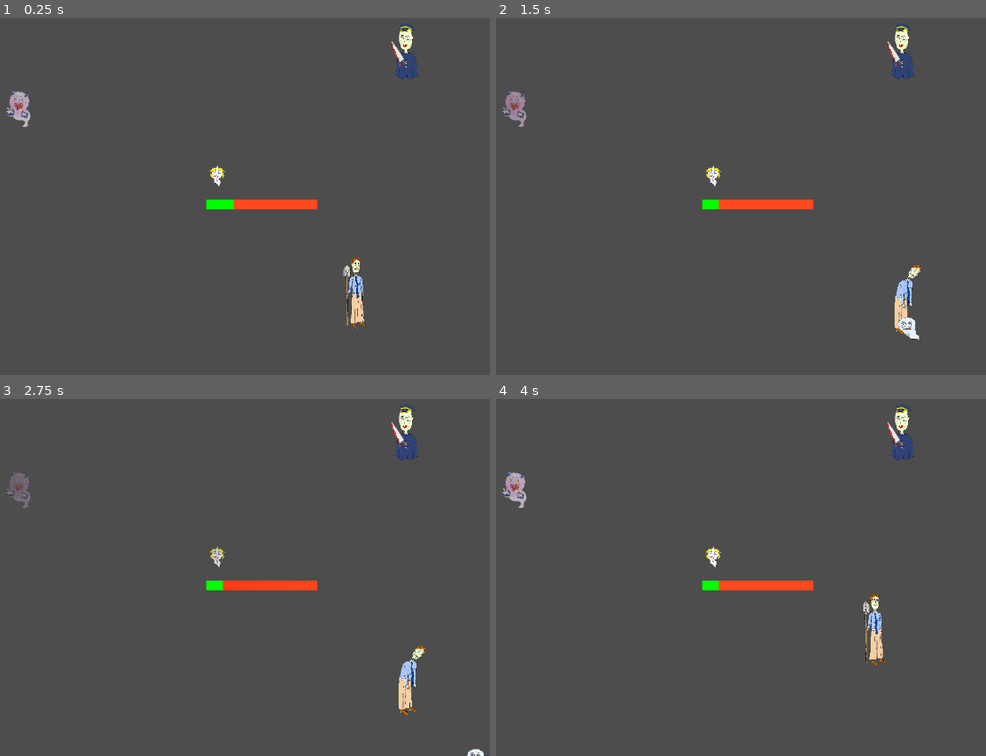
Above: before the commit, frames 1-4 (two rows, left to right).
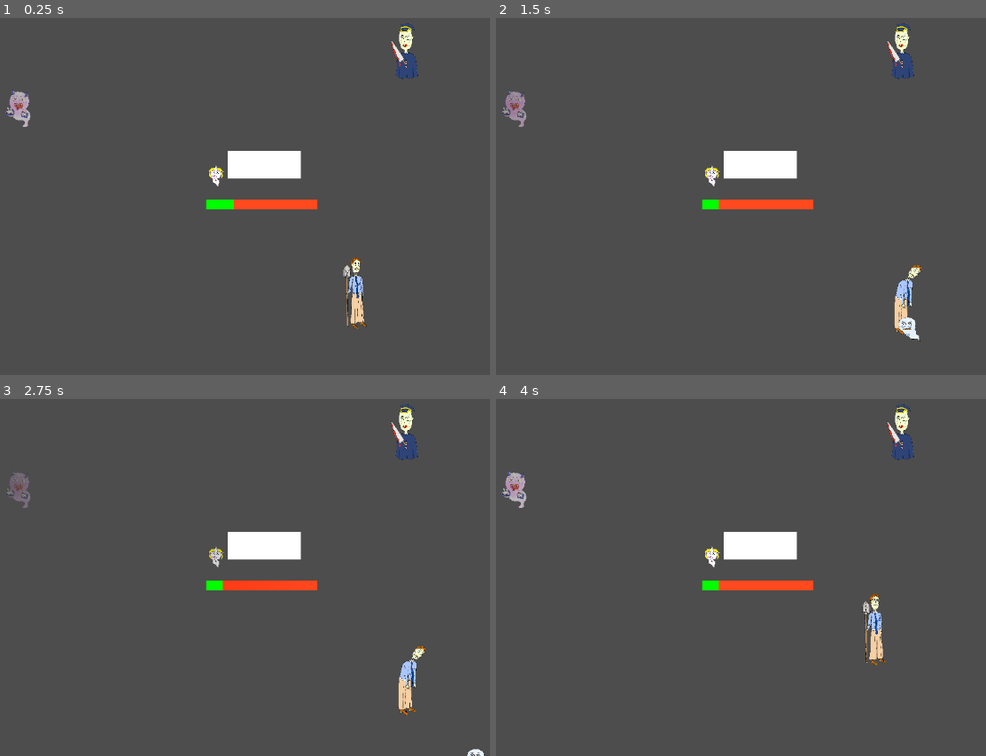
Above: after the commit, the same moments.

Repository: c-tim/spiritCorps
Game: Godot game, scene res://Scenes/Tests_celia.tscn
The game is run twice, just before and just after one commit, with the same random seed, the same clock (stepped at 60 frames per second) and the same inputs. This scene is started directly instead of the project's main scene. The engine's default icon, where the game draws it, is replaced by a stand-in: a white triangle on a blue panel in a dark square.
Inputs:
- Up to frame 1 (0.25 s): no input
- Up to frame 2 (1.5 s): hold Right (Droite) 0.53-1.28 s; tap E (Attaque) at 0.6 s; hold S (Bas) from 1.28 s (still down); tap Space (Switch) at 1.35 s
- Up to frame 3 (2.75 s): release S (Bas) at 2.03 s; hold Right (Droite) from 2.03 s (still down); tap E (Attaque) at 2.1 s
- Up to frame 4 (4 s): tap Enter at 2.75 s; release Right (Droite) at 2.78 s; hold Up (Haut) 2.78-3.53 s; tap Space (Switch) at 2.85 s; hold Left (Gauche) from 3.53 s (still down); tap E (Attaque) at 3.6 s

The runs differ from the first frame. In frame 1, 1.3% of the frame differs, in the area x 42-62%, y 37-48%; in frame 2, 1.3%; in frame 3, 1.3%; in frame 4, 1.3%.

Commit message:
brume pas finie

Diff:
--- a/spiritcorps/Scenes/Petit_fantome.tscn
+++ b/spiritcorps/Scenes/Petit_fantome.tscn
@@ -8,6 +8,7 @@
 [ext_resource type="Texture2D" uid="uid://bno6tj3wlrmlv" path="res://Assets/fantôme capitaine.png" id="4_quwn4"]
 [ext_resource type="Texture2D" uid="uid://b6yiadytp0bsl" path="res://Assets/fantôme3_couteau.png" id="5_5myjd"]
 [ext_resource type="Script" uid="uid://dgj5h1klfnoxg" path="res://Scripts/detection_area_fantom.gd" id="8_quwn4"]
+[ext_resource type="Script" uid="uid://fyauw1r6up4w" path="res://Scripts/detection_brume.gd" id="9_5myjd"]
 
 [sub_resource type="CircleShape2D" id="CircleShape2D_8pbnj"]
 radius = 36.0139
@@ -81,12 +82,15 @@
 [sub_resource type="CircleShape2D" id="CircleShape2D_c210w"]
 radius = 68.0
 
+[sub_resource type="CircleShape2D" id="CircleShape2D_ac3or"]
+radius = 59.0
+
 [node name="PetitFantome" type="Node2D"]
 script = ExtResource("1_cjj6o")
 
 [node name="Petit_fantome" type="CharacterBody2D" parent="."]
 collision_layer = 0
-collision_mask = 32
+collision_mask = 48
 script = ExtResource("2_c210w")
 
 [node name="CollisionShape2D" type="CollisionShape2D" parent="Petit_fantome"]
@@ -110,5 +114,12 @@
 shape = SubResource("CircleShape2D_c210w")
 debug_color = Color(0.499489, 0.538509, 0.603078, 0.42)
 
+[node name="Brume" type="Area2D" parent="Petit_fantome"]
+script = ExtResource("9_5myjd")
+
+[node name="CollisionShape2D" type="CollisionShape2D" parent="Petit_fantome/Brume"]
+shape = SubResource("CircleShape2D_ac3or")
+debug_color = Color(0.659744, 0.429387, 0.742753, 0.42)
+
 [connection signal="look_at_player" from="Petit_fantome/detection_area" to="." method="change_sprite"]
 [connection signal="player_detected" from="Petit_fantome/detection_area" to="." method="_on_detection_area_player_detected"]
--- a/spiritcorps/Scenes/Tests_celia.tscn
+++ b/spiritcorps/Scenes/Tests_celia.tscn
@@ -1,10 +1,14 @@
-[gd_scene load_steps=6 format=3 uid="uid://dj80c5vptv3j"]
+[gd_scene load_steps=8 format=3 uid="uid://dj80c5vptv3j"]
 
 [ext_resource type="PackedScene" uid="uid://bs1u3mw0anqfw" path="res://Scenes/Player.tscn" id="1_485ms"]
 [ext_resource type="Script" uid="uid://h7664i7r7fsk" path="res://Scripts/camera_2d.gd" id="2_4sw6q"]
 [ext_resource type="PackedScene" uid="uid://rdywgv5igbpo" path="res://Scenes/ennemi_spirituel.tscn" id="3_a275c"]
 [ext_resource type="PackedScene" uid="uid://c4u3rrr7lleu1" path="res://Scenes/EnnemiCorps.tscn" id="4_3iy6c"]
 [ext_resource type="PackedScene" uid="uid://cmw4l44t6y50l" path="res://Scenes/Petit_fantome.tscn" id="5_aiv6v"]
+[ext_resource type="Texture2D" uid="uid://c0hi1qwwkjq1h" path="res://white_square.png" id="6_wao0r"]
+
+[sub_resource type="RectangleShape2D" id="RectangleShape2D_aiv6v"]
+size = Vector2(244, 93)
 
 [node name="TestsCelia" type="Node2D"]
 
@@ -35,5 +39,19 @@
 numerofantome = "2"
 position_base = Vector2(-50, 0)
 
+[node name="StaticBody2D" type="StaticBody2D" parent="."]
+collision_layer = 16
+collision_mask = 0
+
+[node name="WhiteSquare" type="Sprite2D" parent="StaticBody2D"]
+position = Vector2(103.25, -36.5)
+scale = Vector2(1.97934, 1.43548)
+texture = ExtResource("6_wao0r")
+
+[node name="CollisionShape2D" type="CollisionShape2D" parent="StaticBody2D"]
+position = Vector2(104, -36.5)
+shape = SubResource("RectangleShape2D_aiv6v")
+debug_color = Color(0.810974, 0.00213585, 0.984783, 0.42)
+
 [connection signal="send_petitFantom_to_player" from="PetitFantome" to="Player" method="receive_new_fantom"]
 [connection signal="send_petitFantom_to_player" from="PetitFantome2" to="Player" method="receive_new_fantom"]
--- a/spiritcorps/Scripts/Player_launcher.gd
+++ b/spiritcorps/Scripts/Player_launcher.gd
@@ -59,6 +59,8 @@
 		ame.eloignement(1)
 
 func receive_new_fantom(phantom: Petit_fantome):
+	if phantom._is_waiting():
+		phantom.change_following()
 	if phantom in list_phantom_following:
 		return
 
--- /dev/null
+++ b/spiritcorps/Scripts/detection_brume.gd
@@ -0,0 +1,14 @@
+extends Area2D
+
+signal brume(body)
+
+func _ready() -> void:
+	connect("body_entered",Callable(self,"_on_body_entered"))
+
+
+# Called every frame. 'delta' is the elapsed time since the previous frame.
+func _process(delta: float) -> void:
+	pass
+
+func _on_body_entered(body):
+	brume.emit(body)
--- a/spiritcorps/Scripts/fantom_line.gd
+++ b/spiritcorps/Scripts/fantom_line.gd
@@ -1,6 +1,6 @@
 class_name Phantom_line extends Node2D
 
-const SPACING_PHANTOM_IN_LINE = 50
+const SPACING_PHANTOM_IN_LINE = 75
 
 @export var list_markers : Array[Marker2D]
 var number_phantom_following := 0
@@ -24,7 +24,7 @@
 func check_move_line_phantom(pos_player : Vector2):
 	if !list_markers[0]:
 		return
-	#if abs(pos_player - list_markers[0].position)>SPACING_PHANTOM_IN_LINE:
+
 	if pos_player.distance_to(list_markers[0].position)>SPACING_PHANTOM_IN_LINE:
 		update_line_pos(pos_player)
 
--- a/spiritcorps/Scripts/petit_fantome_main.gd
+++ b/spiritcorps/Scripts/petit_fantome_main.gd
@@ -8,10 +8,12 @@
 const STEP_PHANTOM :int= 5
 const RANGE_SLIDE : int = 10
 var objective_pos : Vector2
-var update_pos = false
+var update_sprite = false
 var dialogu_before_pickup : Array[String]
 var target
 var id_dialogue_pkaying : int
+var waiting = false
+const layer_brume = 5
 
 @export var numerofantome:String
 @export var position_base:Vector2
@@ -28,8 +30,10 @@
 
 # Called every frame. 'delta' is the elapsed time since the previous frame.
 func _process(delta: float) -> void:
-	if update_pos:
+	if update_sprite:
 		anim.flip_h=(target.global_position.x-global_position.x)>=0
+	if _is_waiting():
+		return
 
 	var distance = position.distance_to(objective_pos)
 	if distance <= STEP_PHANTOM:
@@ -40,6 +44,7 @@
 	position.y = move_toward(position.y, objective_pos.y, STEP_PHANTOM/sqrt(2))
 	#position.x += randf_range(-5 * distance/(10*STEP_PHANTOM), 5*distance/(10*STEP_PHANTOM))
 	#position.y += randf_range(-5*distance/(10*STEP_PHANTOM), 5*distance/(10*STEP_PHANTOM))
+	_is_touching_brume()
 
 
 func set_position_phantom(pos: Vector2):
@@ -54,5 +59,32 @@
 	send_petitFantom_to_player.emit(self)
 
 func change_sprite(body):
-	update_pos=true
+	update_sprite=true
 	target=body
+
+func _is_waiting():
+	return waiting
+
+func change_following():
+	waiting = !waiting
+
+
+func _is_touching_brume():
+	print('dans la fonction')
+	var motion=petit_fantome.velocity
+	var collision = petit_fantome.move_and_collide(motion,true)
+	if collision:
+		print('collision')
+		var collider = collision.get_collider()
+		print(collider)
+		if collider is TileMapLayer:
+			print("collider")
+			print(collider.get_cell_source_id(collision.get_position()))
+			var tile_data=collider.get_cell_tile_data(collision.get_position())
+
+			if tile_data:
+				print("tiledata")
+				for layer_index in range(tile_data.get_collision_layer_count()):
+					var collision_layer = tile_data.get_collision_layer(layer_index)
+					if collision_layer == (1 << layer_brume):
+						print('collision avec brume')
--- a/spiritcorps/project.godot
+++ b/spiritcorps/project.godot
@@ -11,7 +11,7 @@
 [application]
 
 config/name="spiritCorps"
-run/main_scene="uid://bfhy4bmt45dsf"
+run/main_scene="uid://bvff6y277bs5"
 config/features=PackedStringArray("4.4", "Mobile")
 config/icon="res://icon.svg"
 
Not shown: 1 places in spiritcorps/Scenes/Petit_fantome.tscn that only renumber resources
Not shown, added: spiritcorps/Scripts/detection_brume.gd.uid
